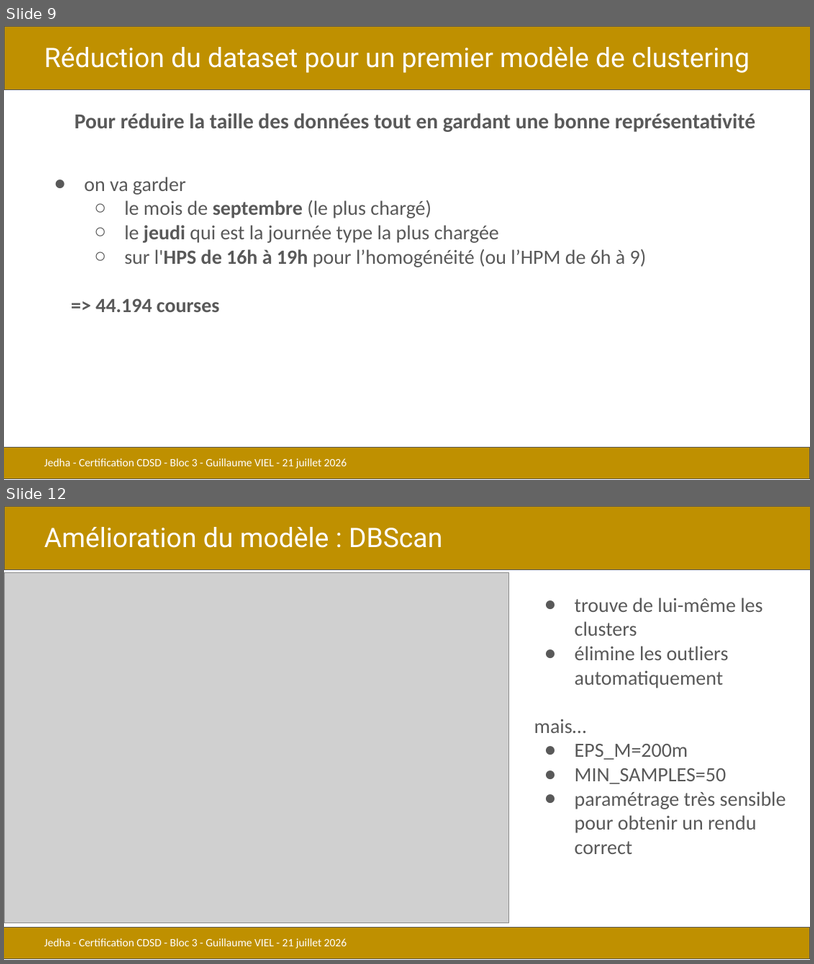
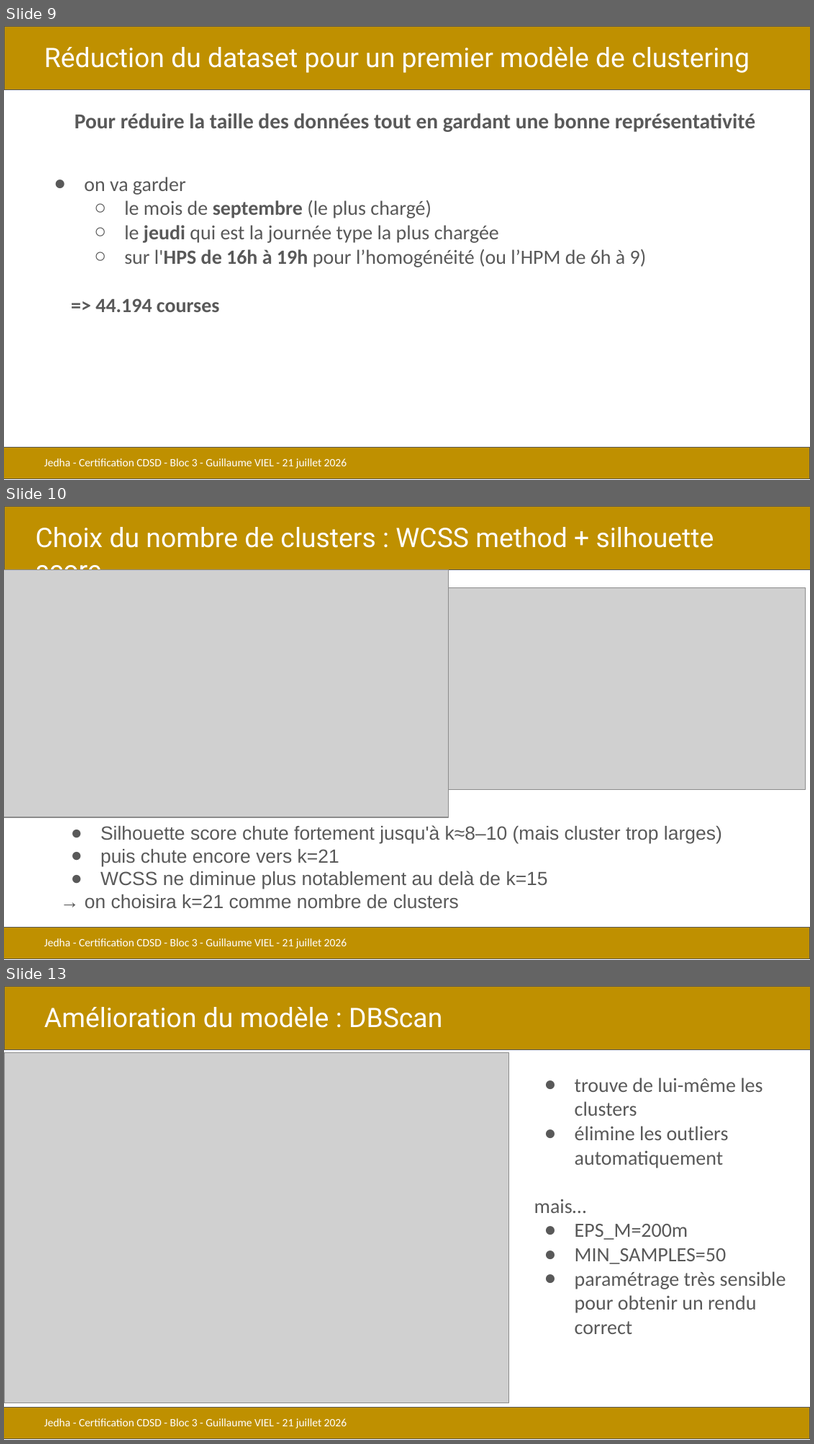
Before and after one commit to gviel/jedha-project-06-uber, a slide deck: docs/presentations/CDSD_bloc3_uber_GV.pptx. Shown one above the other, each under a label of ours: slides 9 and 12 before the commit, slides 9, 10 and 13 after it; the slides between them are not shown. The pictures are 814x964 and 814x1444 pixels, drawn with LibreOffice and Linux fonts; fonts in the diff are those of the drawing; grey boxes stand for pictures. Boxes give left, top, right and bottom in pixels: in the first picture for what was removed or moved away, otherwise in the second. Text is boxed around its words. In the diff, an @@ line names an element or a change of style, - is before the commit and + after.

```diff
--- a/docs/presentations/CDSD_bloc3_uber_GV.pptx
+++ b/docs/presentations/CDSD_bloc3_uber_GV.pptx
@@ slide 10 added at <box>4,506,810,960</box>, background #FFFFFF @@
@@ rectangle added at <box>4,506,810,569</box>, fill #BF9000, outline #595959 0.75 pt @@
@@ text added at <box>36,527,715,570</box>, 24 pt, text #FFFFFF @@
+Choix du nombre de clusters : WCSS method + silhouette score
@@ picture added at <box>4,569,448,817</box> @@
@@ picture added at <box>443,587,805,789</box> @@
@@ text added at <box>85,825,723,908</box>, 17 pt, text #595959 @@
+● Silhouette score chute fortement jusqu'à k≈8–10 (mais cluster trop larges)
+● puis chute encore vers k=21
+● WCSS ne diminue plus notablement au delà de k=15
+→ on choisira k=21 comme nombre de clusters
@@ rectangle added at <box>4,927,810,958</box>, fill #BF9000, outline #595959 0.75 pt @@
@@ text added at <box>44,938,347,948</box>, 10 pt, text #FFFFFF @@
+Jedha - Certification CDSD - Bloc 3 - Guillaume VIEL - 21 juillet 2026
@@ what was slide 12 is now slide 13 @@
```
Also in this commit, not shown: 4 slides changed, 2 other slides added, 2 other files.
